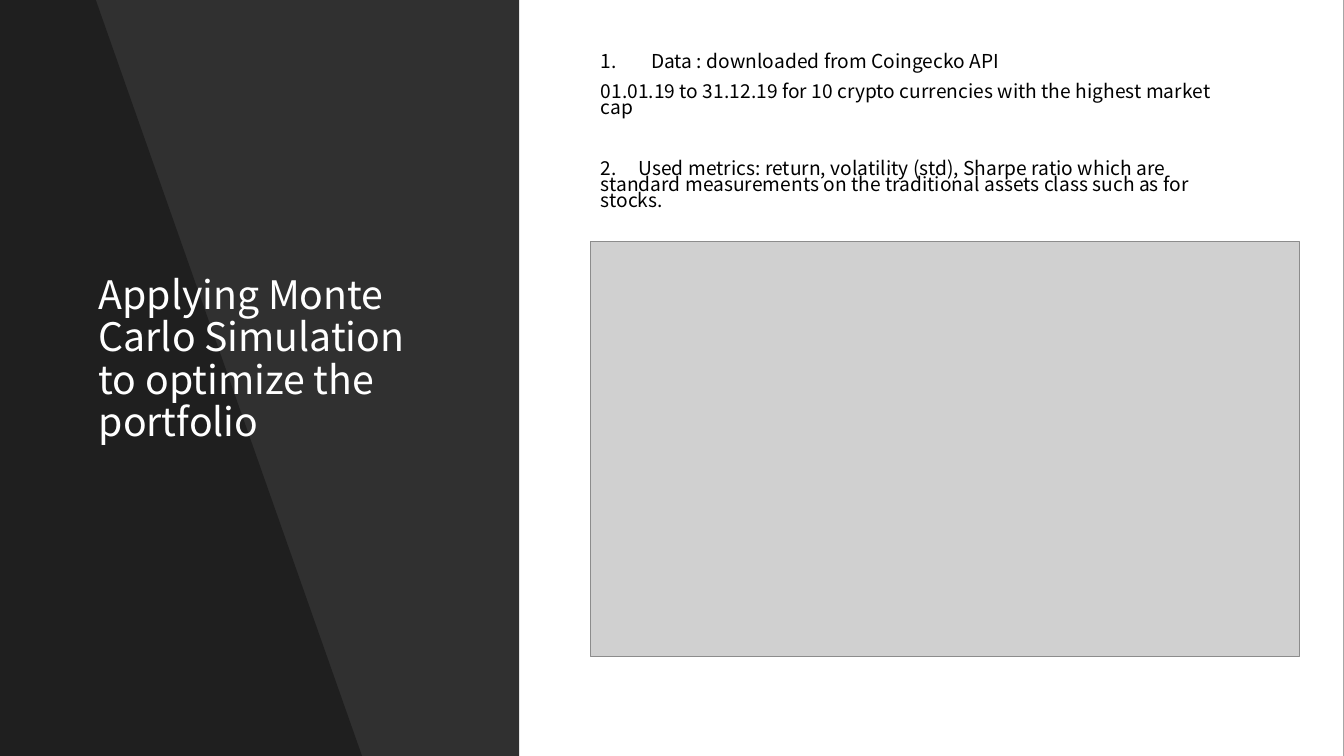
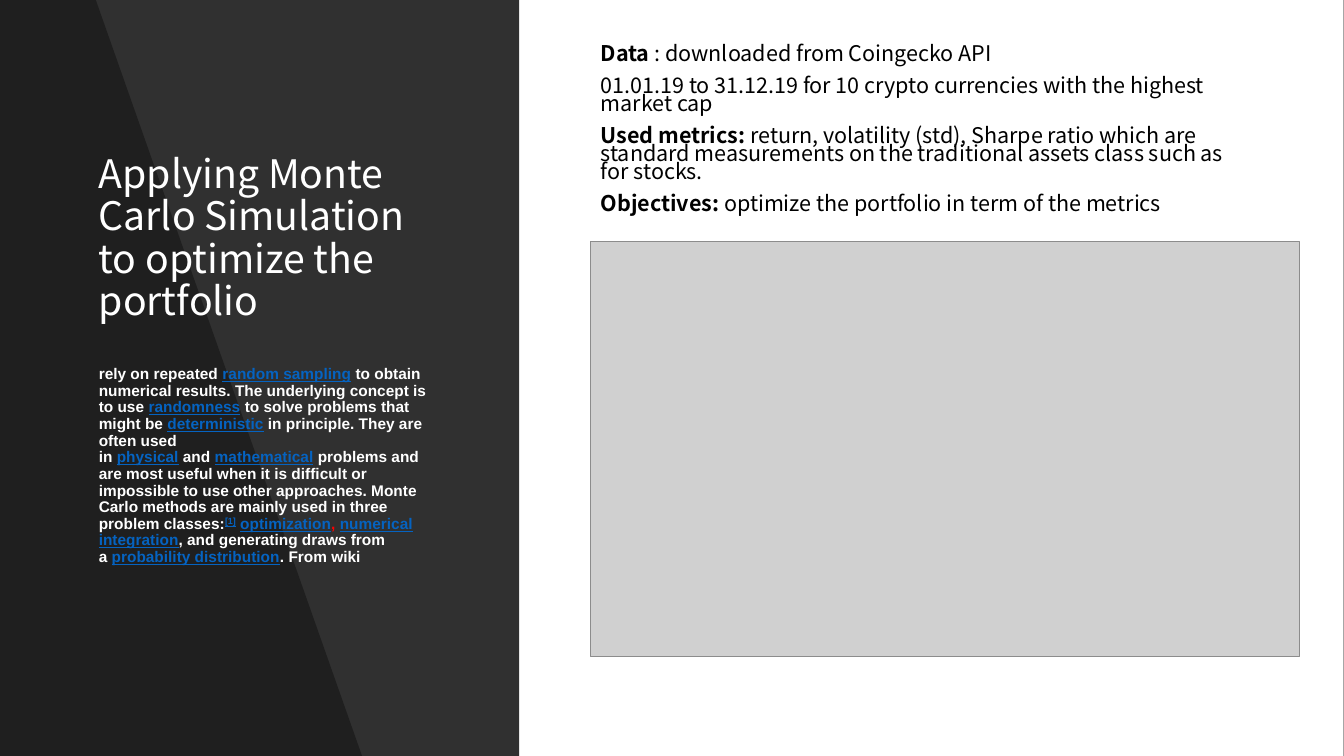
Before and after one commit to Shinan-tech/Final-Project_portfolio-optimization, a slide deck: slide 4 of Final Project_portfolio optimisation.pptx. Drawn at 1344x756 pixels with LibreOffice and Linux fonts; fonts in the diff are those of the drawing; grey boxes stand for pictures. Boxes give left, top, right and bottom in pixels: in the first picture for what was removed or moved away, otherwise in the second. Text is boxed around its words. In the diff, an @@ line names an element or a change of style, - is before the commit and + after.

Commit message:
update the ppt

```diff
--- a/Final Project_portfolio optimisation.pptx
+++ b/Final Project_portfolio optimisation.pptx
@@ text at (601, 75, 1204, 116): size 13.8 to 15.4 pt in "Data : downloaded from Coingecko API", "01.01.19 to 31.12.19 for 10 crypto currencies ..."; bold on in "Data"; bullet 1. to none @@
@@ text at (601, 125, 1223, 216): text changed; size 13.8 to 15.4 pt @@
-2. Used metrics: return, volatility (std), Sharpe ratio which are standard measurements on the traditional assets class such as for stocks.
+Used metrics: return, volatility (std), Sharpe ratio which are standard measurements on the traditional assets class such as for stocks.
+Objectives: optimize the portfolio in term of the metrics
@@ title at (99, 156, 426, 565): text changed; size 28 to 11 pt; font Noto Sans CJK SC to Arial; bold on @@
-Applying Monte Carlo Simulation to optimize the portfolio
+Applying Monte Carlo Simulation to optimize the portfolio
+rely on repeated random sampling to obtain numerical results. The underlying concept is to use randomness to solve problems that might be deterministic in principle. They are often used in physical and mathematical problems and are most useful when it is difficult or impossible to use other approaches. Monte Carlo methods are mainly used in three problem classes:[1] optimization, numerical integration, and generating draws from a probability distribution. From wiki
```
